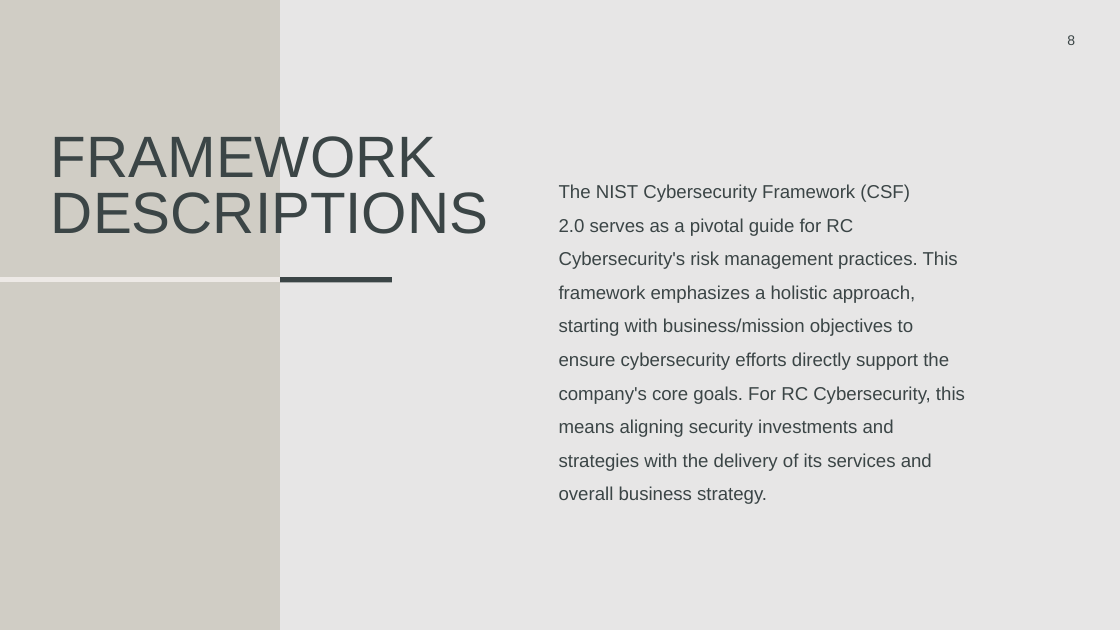
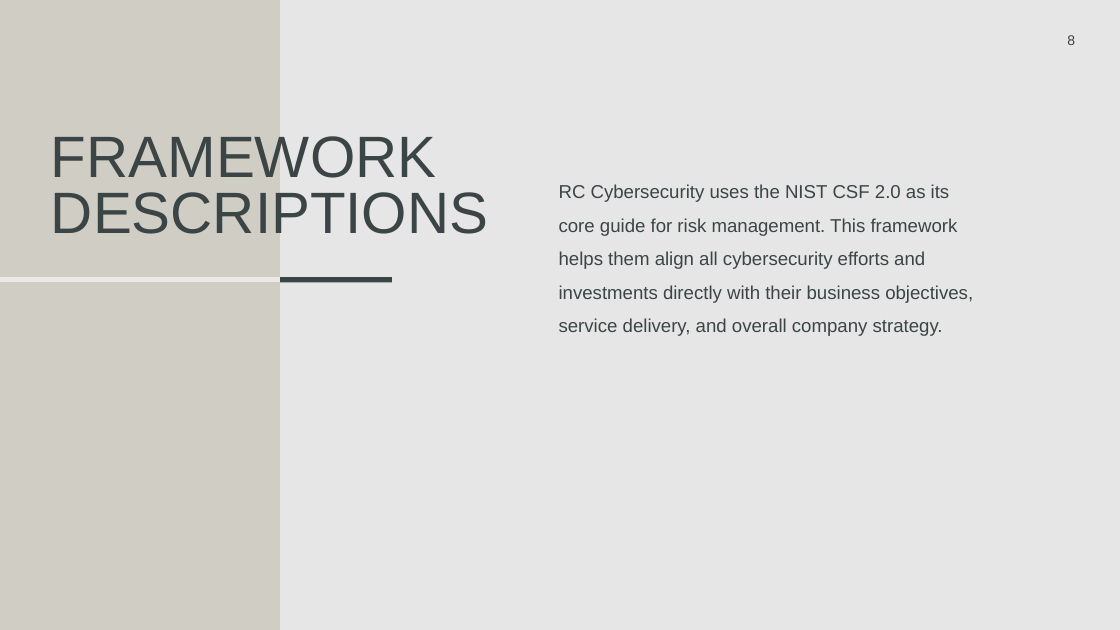
Before and after one commit to rcoon1/GCU-Masters, a slide deck: slide 8 of CYB-690/Topic 2/Security Framework RCoon.pptx. Drawn at 1120x630 pixels with LibreOffice and Linux fonts; fonts in the diff are those of the drawing. Boxes give left, top, right and bottom in pixels: in the first picture for what was removed or moved away, otherwise in the second. Text is boxed around its words. In the diff, an @@ line names an element or a change of style, - is before the commit and + after.

```diff
--- a/CYB-690/Topic 2/Security Framework RCoon.pptx
+++ b/CYB-690/Topic 2/Security Framework RCoon.pptx
@@ text at (x1=559, y1=184, x2=973, y2=336): text changed @@
-The NIST Cybersecurity Framework (CSF) 2.0 serves as a pivotal guide for RC Cybersecurity's risk management practices. This framework emphasizes a holistic approach, starting with business/mission objectives to ensure cybersecurity efforts directly support the company's core goals. For RC Cybersecurity, this means aligning security investments and strategies with the delivery of its services and overall business strategy.
+RC Cybersecurity uses the NIST CSF 2.0 as its core guide for risk management. This framework helps them align all cybersecurity efforts and investments directly with their business objectives, service delivery, and overall company strategy.
```
Also in this commit, not shown: 9 other slides changed, 8 other files.
